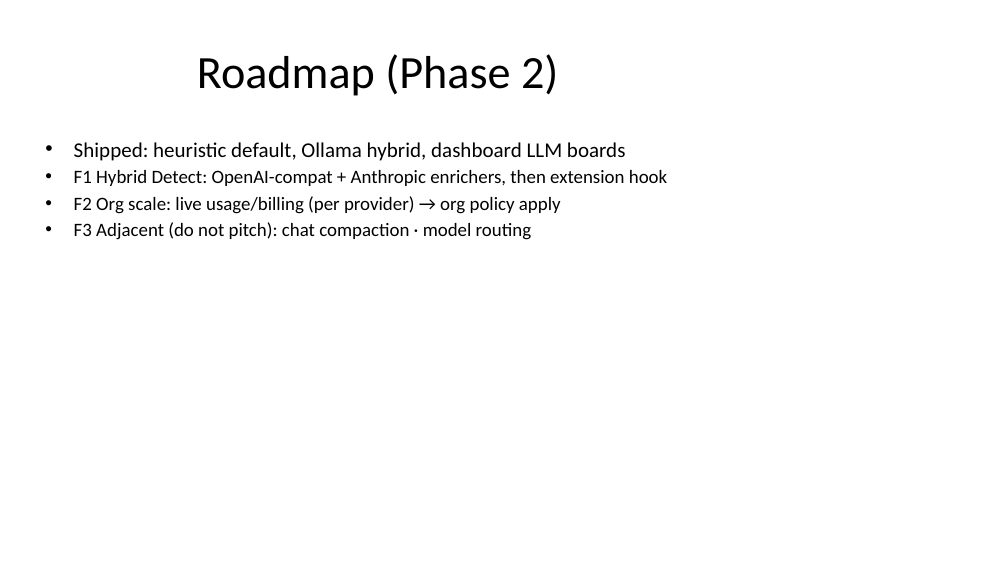
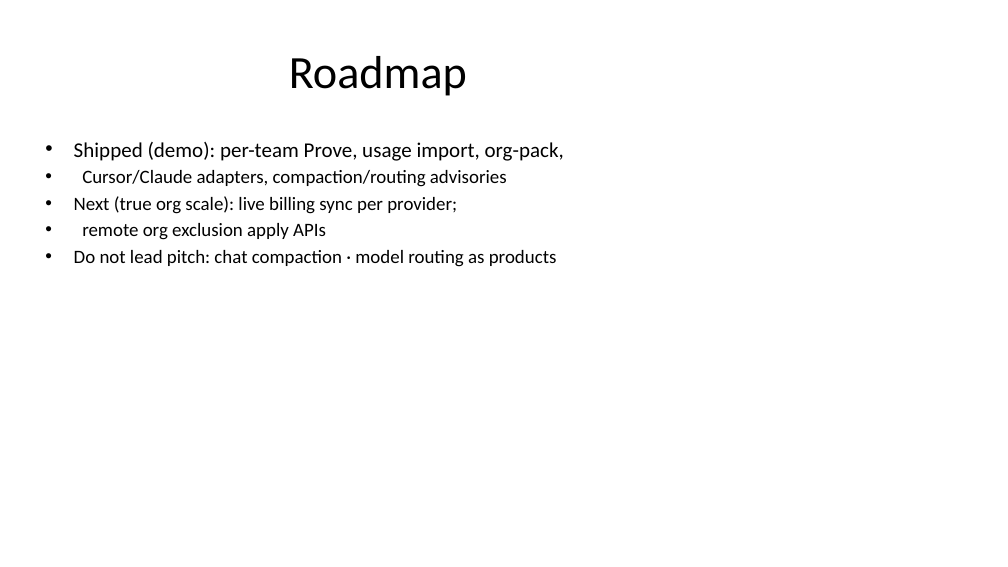
Before and after one commit to JordyNicholas/TokenForge, a slide deck: slide 9 of docs/pitch/TokenForge-Pitch.pptx (slide 10 before the commit). Drawn at 1008x567 pixels with LibreOffice and Linux fonts; fonts in the diff are those of the drawing. Boxes give left, top, right and bottom in pixels: in the first picture for what was removed or moved away, otherwise in the second. Text is boxed around its words. In the diff, an @@ line names an element or a change of style, - is before the commit and + after.

```diff
--- a/docs/pitch/TokenForge-Pitch.pptx
+++ b/docs/pitch/TokenForge-Pitch.pptx
@@ title at bbox=[289, 56, 467, 96]: text changed @@
-Roadmap (Phase 2)
+Roadmap
@@ text at bbox=[74, 142, 564, 267]: text changed @@
-• Shipped: heuristic default, Ollama hybrid, dashboard LLM boards
-• F1 Hybrid Detect: OpenAI-compat + Anthropic enrichers, then extension hook
-• F2 Org scale: live usage/billing (per provider) → org policy apply
-• F3 Adjacent (do not pitch): chat compaction · model routing
+• Shipped (demo): per-team Prove, usage import, org-pack,
+• Cursor/Claude adapters, compaction/routing advisories
+• Next (true org scale): live billing sync per provider;
+• remote org exclusion apply APIs
+• Do not lead pitch: chat compaction · model routing as products
```
Also in this commit, not shown: 5 other slides changed, 2 slides added, 2 slides removed, 5 other files.
